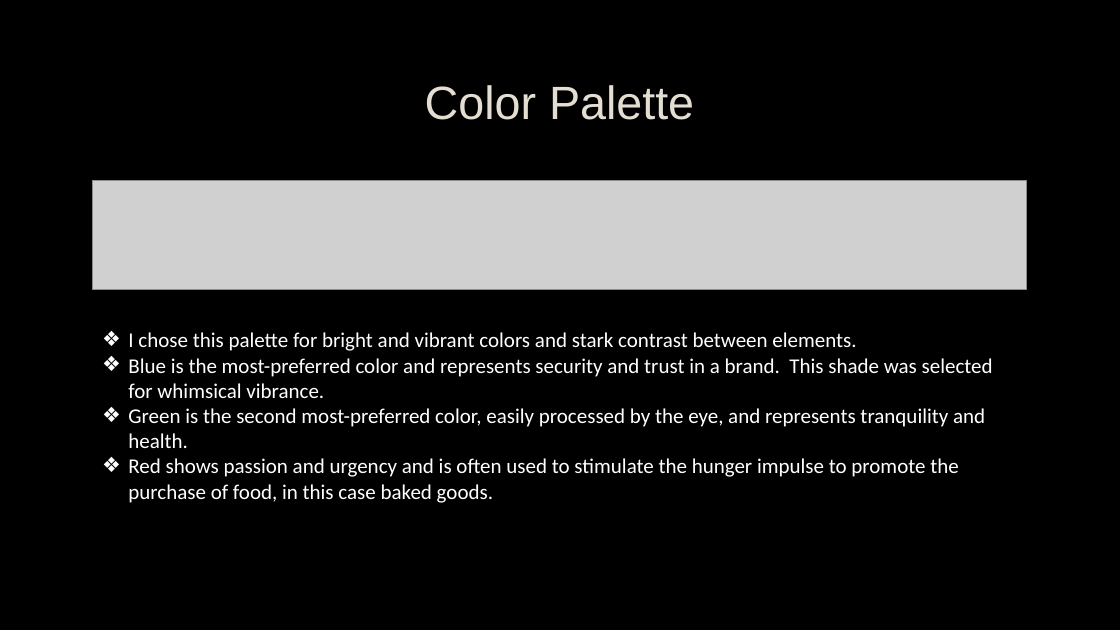
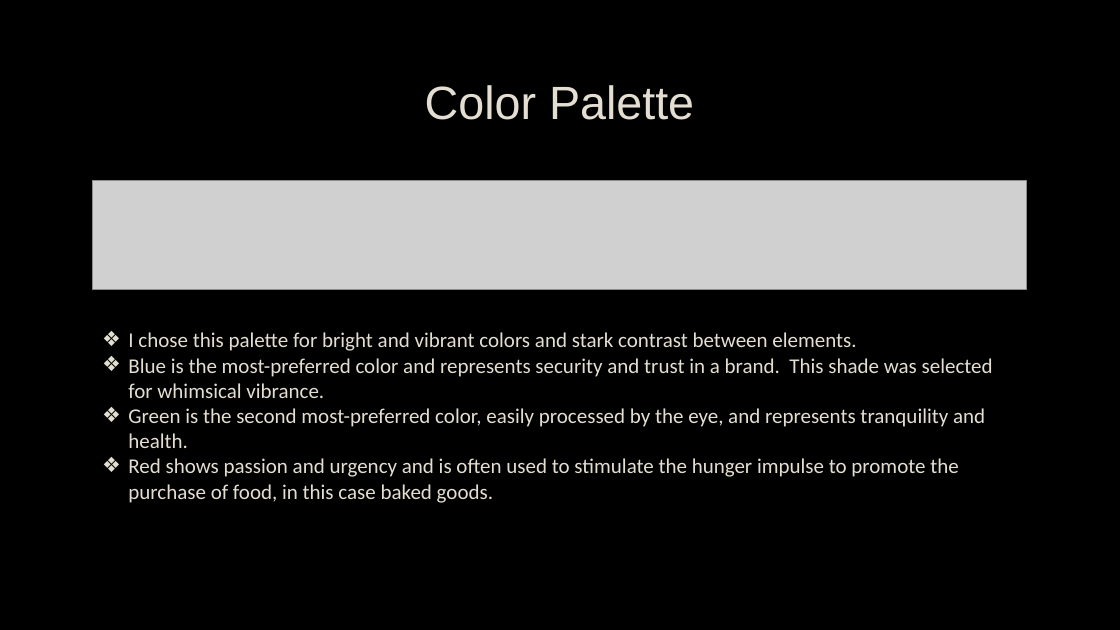
Before and after one commit to usmcamgrimm/WDD229-Advanced-Web-Design, a slide deck: slide 3 of Week 8/BevsBakery.pptx. Drawn at 1120x630 pixels with LibreOffice and Linux fonts; fonts in the diff are those of the drawing; grey boxes stand for pictures; background and template pictures are left out. Boxes give left, top, right and bottom in pixels: in the first picture for what was removed or moved away, otherwise in the second. Text is boxed around its words. In the diff, an @@ line names an element or a change of style, - is before the commit and + after.

```diff
--- a/Week 8/BevsBakery.pptx
+++ b/Week 8/BevsBakery.pptx
@@ text "I chose this palette for ..." at <box>128,332,993,503</box>: text colour #FFFFFF to #E3DED1 @@
```
Also in this commit, not shown: 4 other slides changed, 2 slides added.
